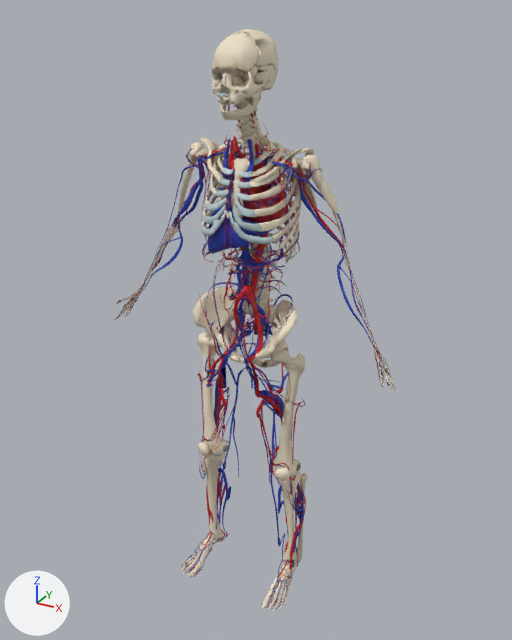
What one commit did to the glTF model anatomy3d/ar/f-vessels.glb.
Before and after are seen from a 50 mm lens placed at (0.899, -1.586, 1.694), pointed at (0.01, 0.03, 0.886). Lighting does not change. The marker at lower left points along +X, +Y and +Z. The first picture is the older version. Where no turn or scale is listed for an object, it has been applied to the vertices. Vertices at exactly the same position are counted once.

The scene before the commit, as lines of its bpy script (objects in view):
```python
me_artery = bpy.data.meshes.new('artery')
me_artery.from_pydata(...)  # 27190 vertices, 50476 faces; spans x -0.45..0.46, y -0.15..0.13, z 0.01..1.65
me_artery.materials.append(mat_artery)
me_bone = bpy.data.meshes.new('bone')
me_bone.from_pydata(...)  # 28760 vertices, 56906 faces; spans x -0.45..0.46, y -0.15..0.13, z 0.01..1.65
me_bone.materials.append(mat_bone)
me_vein = bpy.data.meshes.new('vein')
me_vein.from_pydata(...)  # 23867 vertices, 45025 faces; spans x -0.45..0.46, y -0.15..0.15, z 0.01..1.58
me_vein.materials.append(mat_vein)
ob_artery = bpy.data.objects.new('artery', me_artery)
ob_artery.location = (0.0, 0.0, 0.0)
ob_bone = bpy.data.objects.new('bone', me_bone)
ob_bone.location = (0.0, 0.0, 0.0)
ob_vein = bpy.data.objects.new('vein', me_vein)
ob_vein.location = (0.0, 0.0, 0.0)
```
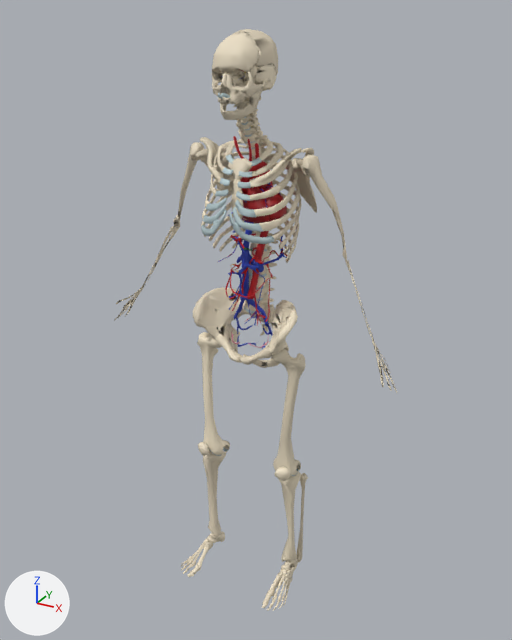
What the commit changed:
me_artery is used by ob_artery; location (0.0, 0.0, 0.0).
me_artery had 27190 vertices, 50476 faces and spanned x -0.45..0.46, y -0.15..0.13, z 0.01..1.65.
me_artery now has 4697 vertices, 8918 faces and spans x -0.08..0.11, y -0.08..0.08, z 0.81..1.57.
me_artery part 1: 617 loose pieces with 22493 vertices, spanning x -0.45..0.46, y -0.15..0.13, z 0.01..1.65, are deleted.
Other edits to the shape of me_artery do not show in these pictures.
me_vein is used by ob_vein; location (0.0, 0.0, 0.0).
me_vein had 23867 vertices, 45025 faces and spanned x -0.45..0.46, y -0.15..0.15, z 0.01..1.58.
me_vein now has 4315 vertices, 8075 faces and spans x -0.08..0.11, y -0.09..0.1, z 0.78..1.58.
me_vein part 2: 389 loose pieces with 19552 vertices, spanning x -0.45..0.46, y -0.15..0.15, z 0.01..1.4, are deleted.
Other edits to the shape of me_vein do not show in these pictures.

Boxes (x1, y1, x2, y2) around the edits, measured in the pictures (512 x 640 px):
'vein', reshaped (75% narrower, 49% shorter)
    before: (122, 76, 392, 610)
    after: (218, 76, 286, 349)
'artery', reshaped (75% narrower, 48% shorter)
    before: (117, 69, 395, 609)
    after: (218, 70, 288, 348)
part 1 of me_artery, deleted
    before: (117, 69, 395, 609)
part 2 of me_vein, deleted
    before: (122, 139, 392, 610)
